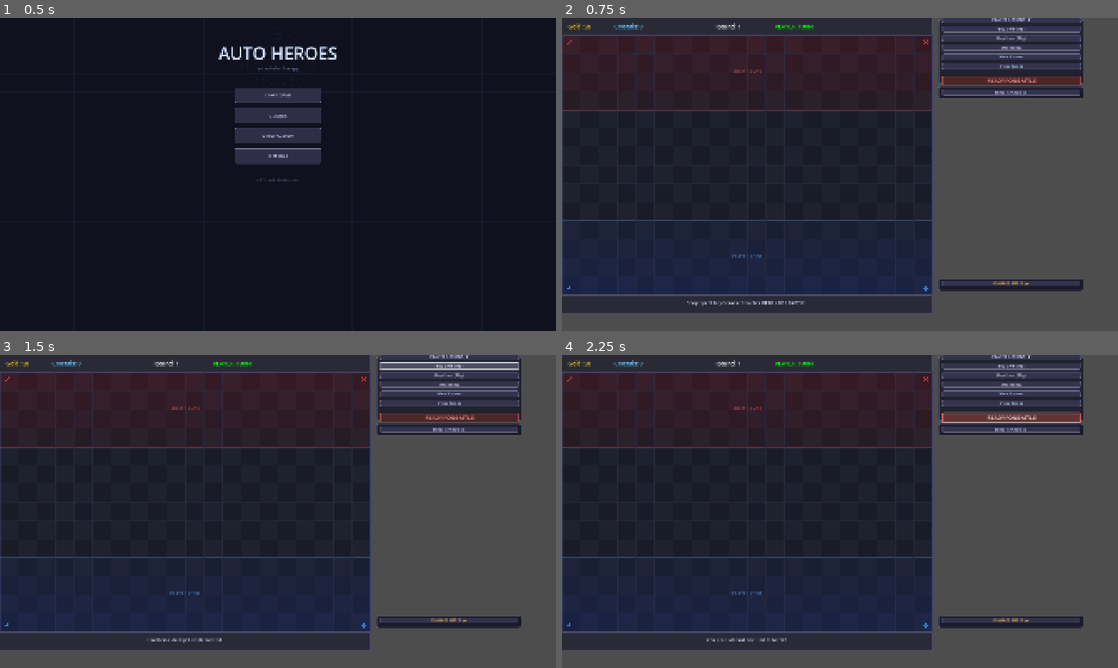
Above: before the commit, frames 1-4 (two rows, left to right).
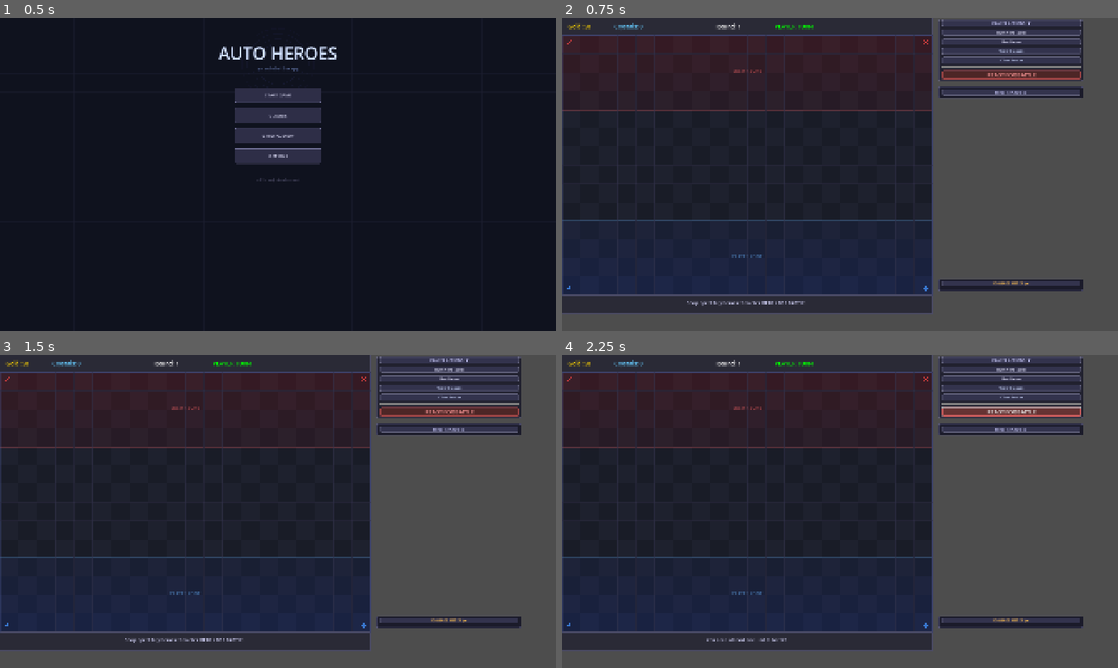
Above: after the commit, the same moments.

Repository: iceie2/autobattler-rpg
Game: Godot game, scene res://scenes/main_menu.tscn
Two runs of this game, one before a commit and one after it. Both use one fixed random seed, a clock stepped at 60 frames per second and the inputs below.
Inputs (mouse positions are in pixels of both pictures, inside the frame that each line leads up to):
- Up to frame 1 (0.5 s): no input
- Up to frame 2 (0.75 s): click "START GAME" at 0.5 s
- Up to frame 3 (1.5 s): click (450, 367) at 1.25 s, where only the run before the commit has a clickable "Buy Unit (30g)"
- Up to frame 4 (2.25 s): click "READY FOR BATTLE" at 2 s

Frame 1 is identical in both runs. In frame 2, 4.3% of the frame differs, in the area x 67-94%, y 0-22%; in frame 3, 4.6%, in the area x 22-94%, y 0-92%; in frame 4, 4.5%.

Commit message:
Remove unused Buy Unit button and fix panel sub-pixel offset
- Delete ChangeElementBtn node from ActionPanel VBox (was unused,
  just showed 'Buy Unit (30g)' with no working logic behind it)
- Remove change_element_btn onready ref, signal connection,
  enable_action_buttons entry, and the dead handler function
- Fix ActionPanel offset_top 6.415 → 6.0 and offset_bottom
  226.415 → 218.0 to eliminate sub-pixel misalignment

Co-Authored-By: Claude Sonnet 4.6 <noreply@anthropic.com>

Diff:
--- a/scenes/main_game.tscn
+++ b/scenes/main_game.tscn
@@ -205,9 +205,9 @@
 
 [node name="ActionPanel" type="Panel" parent="UI"]
 offset_left = 1300.0
-offset_top = 6.415
+offset_top = 6.0
 offset_right = 1800.0
-offset_bottom = 226.415
+offset_bottom = 218.0
 theme_override_styles/panel = SubResource("ActionPanelStyle")
 
 [node name="VBoxContainer" type="VBoxContainer" parent="UI/ActionPanel"]
@@ -232,14 +232,6 @@
 theme_override_styles/pressed = SubResource("ButtonPressed")
 theme_override_colors/font_color = Color(0.8, 0.8, 1, 1)
 
-[node name="ChangeElementBtn" type="Button" parent="UI/ActionPanel/VBoxContainer"]
-layout_mode = 2
-text = "Buy Unit (30g)"
-theme_override_styles/normal = SubResource("ButtonNormal")
-theme_override_styles/hover = SubResource("ButtonHover")
-theme_override_styles/pressed = SubResource("ButtonPressed")
-theme_override_colors/font_color = Color(0.9, 0.9, 1, 1)
-theme_override_font_sizes/font_size = 14
 
 [node name="spawn_heroBtn" type="Button" parent="UI/ActionPanel/VBoxContainer"]
 layout_mode = 2
--- a/scripts/main_game.gd
+++ b/scripts/main_game.gd
@@ -14,7 +14,6 @@
 
 @onready var action_panel       = $UI/ActionPanel
 @onready var action_toggle_btn  = $UI/ActionPanel/VBoxContainer/ActionToggleBtn
-@onready var change_element_btn = $UI/ActionPanel/VBoxContainer/ChangeElementBtn
 @onready var spawn_hero_btn     = $UI/ActionPanel/VBoxContainer/spawn_heroBtn
 @onready var use_items_btn      = $UI/ActionPanel/VBoxContainer/UseItemsBtn
 @onready var classes_btn        = $UI/ActionPanel/VBoxContainer/ClassesBtn
@@ -165,7 +164,6 @@
 	battle_grid.unit_placed.connect(_on_unit_placed)
 
 	# UI button signals
-	change_element_btn.pressed.connect(_on_change_element_pressed)
 	spawn_hero_btn.pressed.connect(_on_spawn_hero_pressed)
 	use_items_btn.pressed.connect(_on_use_items_pressed)
 	classes_btn.pressed.connect(_on_classes_pressed)
@@ -267,7 +265,6 @@
 			enable_action_buttons(false)
 
 func enable_action_buttons(enabled: bool) -> void:
-	change_element_btn.disabled = not enabled
 	spawn_hero_btn.disabled = not enabled
 	use_items_btn.disabled = not enabled
 	ready_btn.disabled = not enabled
@@ -468,8 +465,7 @@
 	info_label.text = "Unit placed at: (%d, %d)" % [grid_pos.x, grid_pos.y]
 
 # Action button handlers
-func _on_change_element_pressed() -> void:
-		info_label.text = "Use Items - Not yet implemented"
+
 
 func _on_spawn_hero_pressed() -> void:
 	if not shop_open:
